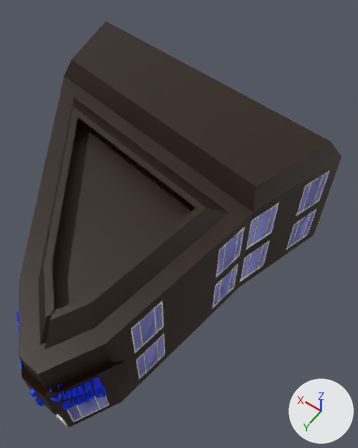
Before and after pictures for a commit that changed the FBX model Assets/Models/Saint Mary's Island/AlessandraVittanoSTMStore.fbx.
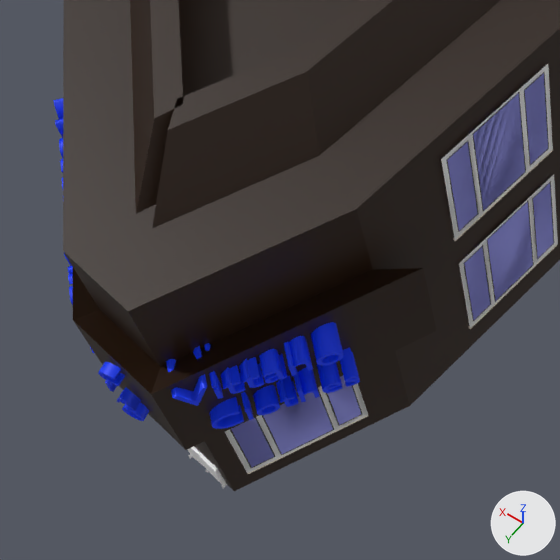
Old and new are each drawn whole from a camera (50 mm lens) standing at (-35.2, 41.2, 73.3) and looking at (-6.5, 0.9, 10.0) and again close up on the part from 0% to 46% of the width and 63% to 100% of the height. Lighting does not change. The marker at lower right points along +X, +Y and +Z. Where no turn or scale is listed for an object, it has been applied to the vertices. Vertices at the same position are counted once.

Objects in the first close-up: 'AlessandraVittanoStore', 'Text', 'Text.002', 'Text.003', 'Text.004', 'Window.003', 'Window.005'.
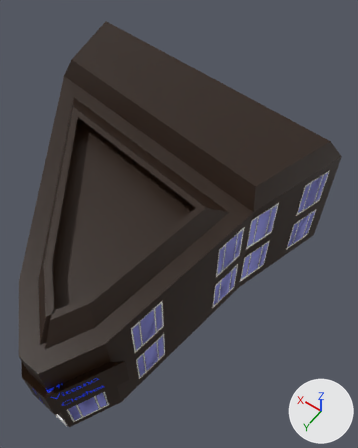
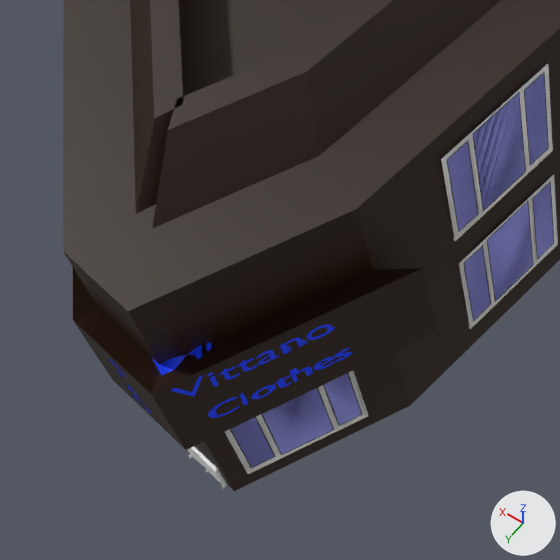
The change, as a list of edits to the scene's bpy script:
```text
Change me_text:
    remove me_text.from_pydata(...)  # 1840 vertices, 2740 faces; spans x -7.44..0.64, y -0.78..6.42, z -0.02..1.39
    add me_text.from_pydata(...)  # 1858 vertices, 2740 faces; spans x -6.81..0.07, y -0.88..6.22, z -0.02..1.39
    me_text part 1: the loose piece of 348 vertices spanning x -7.44..-5.55, y 4.38..6.42, z -0.02..0.93 is rebuilt with 354 vertices and now spans x -6.81..-5.78, y 5.01..6.22, z -0.01..1.11
    me_text part 2: the loose piece of 198 vertices spanning x -2.71..-0.79, y 0.42..2.49, z -0.02..0.93 is rebuilt with 199 vertices and now spans x -2.34..-1.29, y 0.77..2.01, z -0.02..1.11
    me_text part 3: the loose piece of 22 vertices spanning x -1.68..0.64, y -0.78..1.64, z 0.0..1.39 is rebuilt with 23 vertices and now spans x -1.37..0.07, y -0.88..1.09, z 0.0..1.39
    me_text part 4: 536 vertices removed from x -3.9..-1.54, y 1.04..3.48, z -0.02..0.93
    me_text part 5: 110 vertices removed from x -6.8..-5.0, y 3.92..5.89, z 0.0..0.93
    me_text part 6: 8 vertices removed from x -1.92..-0.49, y 0.17..1.83, z 0.0..1.38; 8 vertices added at x -1.6..-1.0, y 0.5..1.3, z 0.0..1.38
Change me_text_002:
    remove me_text_002.from_pydata(...)  # 1004 vertices, 1482 faces; spans x -4.32..0.81, y -5.36..0.6, z -0.03..1.38
    add me_text_002.from_pydata(...)  # 1009 vertices, 1482 faces; spans x -3.41..0.85, y -5.46..0.46, z -0.03..1.38
    me_text_002 part 7: the loose piece of 348 vertices spanning x -3.08..-1.0, y -3.69..-1.87, z -0.03..0.92 is rebuilt with 350 vertices and now spans x -2.34..-1.19, y -3.64..-2.21, z -0.03..1.11
    me_text_002 part 8: the loose piece of 192 vertices spanning x -4.32..-2.12, y -5.36..-3.39, z -0.03..0.91 is rebuilt with 192 vertices and now spans x -3.41..-2.07, y -5.46..-3.86, z -0.03..1.11
    me_text_002 part 9: the loose piece of 116 vertices spanning x -2.19..-0.17, y -2.48..-0.74, z -0.02..1.09 is rebuilt with 117 vertices and now spans x -1.64..-0.54, y -2.33..-0.99, z -0.02..1.11
    me_text_002 part 10: the loose piece of 116 vertices spanning x -2.59..-0.57, y -3.02..-1.28, z -0.02..1.09 is rebuilt with 118 vertices and now spans x -1.95..-0.85, y -2.91..-1.57, z -0.02..1.11
    me_text_002 part 11: the loose piece of 114 vertices spanning x -3.63..-1.55, y -4.43..-2.62, z -0.01..0.91 is rebuilt with 114 vertices and now spans x -2.88..-1.62, y -4.44..-3.02, z -0.01..1.1
    me_text_002 part 12: the loose piece of 96 vertices spanning x -1.73..0.02, y -1.85..-0.48, z 1.07..1.28 is rebuilt with 96 vertices and now spans x -1.28..-0.39, y -1.65..-0.7, z 1.07..1.28
    me_text_002 part 13: the loose piece of 14 vertices spanning x -1.54..0.81, y -1.58..0.6, z -0.01..1.38 is rebuilt with 14 vertices and now spans x -1.13..0.85, y -1.36..0.46, z -0.01..1.38
    me_text_002 part 14: the loose piece of 8 vertices spanning x -1.72..0.01, y -1.83..-0.49, z 0.0..0.9 is rebuilt with 8 vertices and now spans x -1.27..-0.39, y -1.63..-0.71, z 0.0..1.11
Remove ob_text_004:
    ob_text_004 = bpy.data.objects.new('Text.004', me_text_004)
Remove ob_text_003:
    ob_text_003 = bpy.data.objects.new('Text.003', me_text_003)
Add ob_ciao:
    ob_ciao = bpy.data.objects.new('CIAO', me_text_004_1)  # 418 vertices, 619 faces; spans x -1.01..0.03, y -0.4..-0.33, z -3.82..0.88; in mat_material_006 (blue #0039ff)
    ob_ciao.location = (-8.61, 34.53, 13.92)
Add ob_clothes:
    ob_clothes = bpy.data.objects.new('CLOTHES', me_text_003_1)  # 1092 vertices, 1618 faces; spans x -3.02..0.42, y -4.76..0.24, z -0.87..1.22; in mat_material_005 (blue #0039ff)
    ob_clothes.location = (-11.41, 32.93, 10.88)
```

Location of each change, [x1, y1, x2, y2] in pixels of the close-ups (560 x 560 px; the box of a moved part takes in the faces that stretch with it):
'Text.002', reshaped
    before: [166, 322, 344, 406]
    after: [151, 324, 335, 397]
'Text.003', deleted (blue)
    before: [209, 348, 360, 429]
'Text.004', deleted (blue)
    before: [98, 362, 149, 421]
'CLOTHES', added (blue)
    after: [208, 348, 352, 418]
'Text', reshaped (not visible afterwards)
    before: [53, 98, 73, 305]
'CIAO', added
    after: [109, 358, 150, 413]
part 1 of me_text, rebuilt (not visible afterwards)
    before: [69, 286, 73, 305]
part 2 of me_text, rebuilt (not visible afterwards)
    before: [59, 138, 63, 158]
part 3 of me_text, rebuilt (not visible afterwards)
    before: [53, 98, 63, 119]
part 4 of me_text, deleted
    before: [60, 159, 63, 189]
part 5 of me_text, deleted
    before: [68, 266, 73, 285]
part 6 of me_text, moved or reshaped (not visible afterwards)
    before: [55, 119, 63, 138]
part 7 of me_text_002, rebuilt
    before: [259, 349, 287, 383]
    after: [256, 350, 279, 365]
part 8 of me_text_002, rebuilt
    before: [311, 322, 344, 365]
    after: [307, 324, 335, 340]
part 9 of me_text_002, rebuilt
    before: [221, 365, 246, 394]
    after: [218, 366, 240, 380]
part 10 of me_text_002, rebuilt
    before: [239, 357, 264, 388]
    after: [237, 358, 257, 371]
part 11 of me_text_002, rebuilt
    before: [283, 336, 313, 376]
    after: [280, 338, 307, 354]
part 12 of me_text_002, rebuilt
    before: [204, 343, 218, 388]
    after: [206, 342, 213, 376]
part 13 of me_text_002, rebuilt
    before: [166, 346, 207, 406]
    after: [151, 345, 203, 397]
part 14 of me_text_002, rebuilt
    before: [213, 375, 223, 399]
    after: [209, 376, 219, 387]
